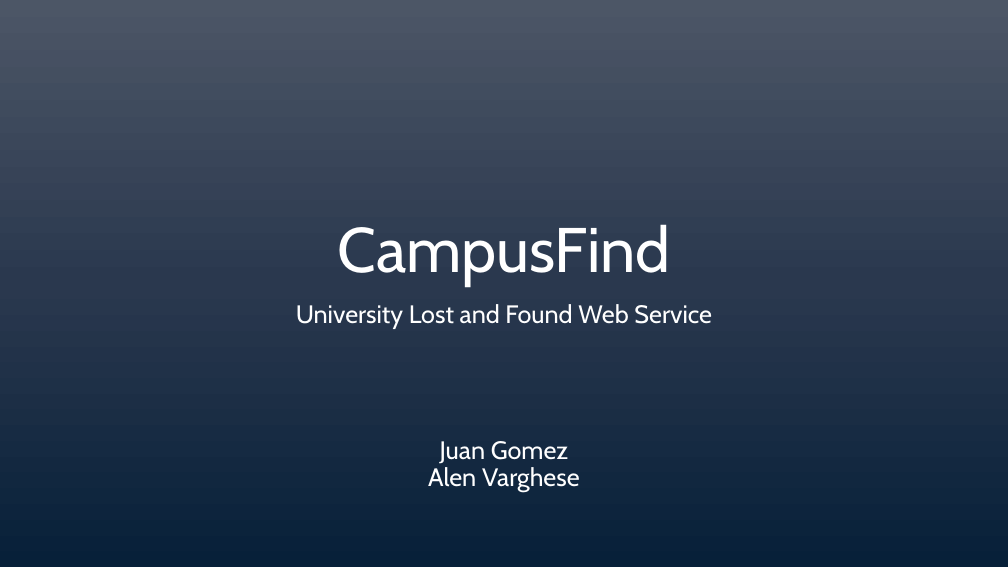
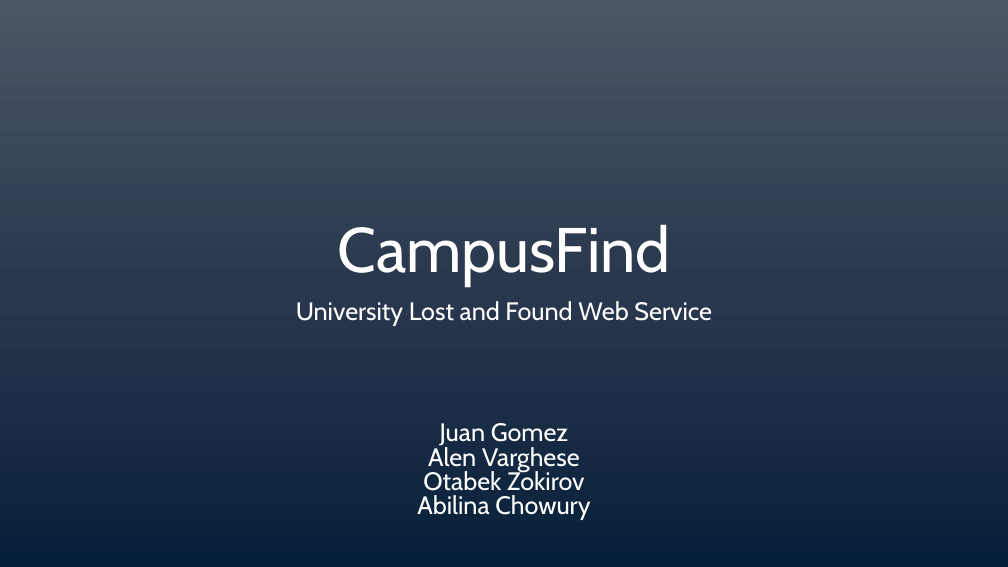
Before and after one commit to Milwacko/CS-3321-GroupProject, a slide deck: slide 1 of CampusFind.pptx. Drawn at 1008x567 pixels with LibreOffice and Linux fonts; fonts in the diff are those of the drawing. Boxes give left, top, right and bottom in pixels: in the first picture for what was removed or moved away, otherwise in the second. Text is boxed around its words. In the diff, an @@ line names an element or a change of style, - is before the commit and + after.

```diff
--- a/CampusFind.pptx
+++ b/CampusFind.pptx
@@ subtitle at [296,301,712,520]: text changed @@
-University Lost and Found Web Service
-Juan Gomez
-Alen Varghese
+University Lost and Found Web Service
+Juan Gomez
+Alen Varghese
+Otabek Zokirov
+Abilina Chowury
```
Also in this commit, not shown: 4 other slides changed.
